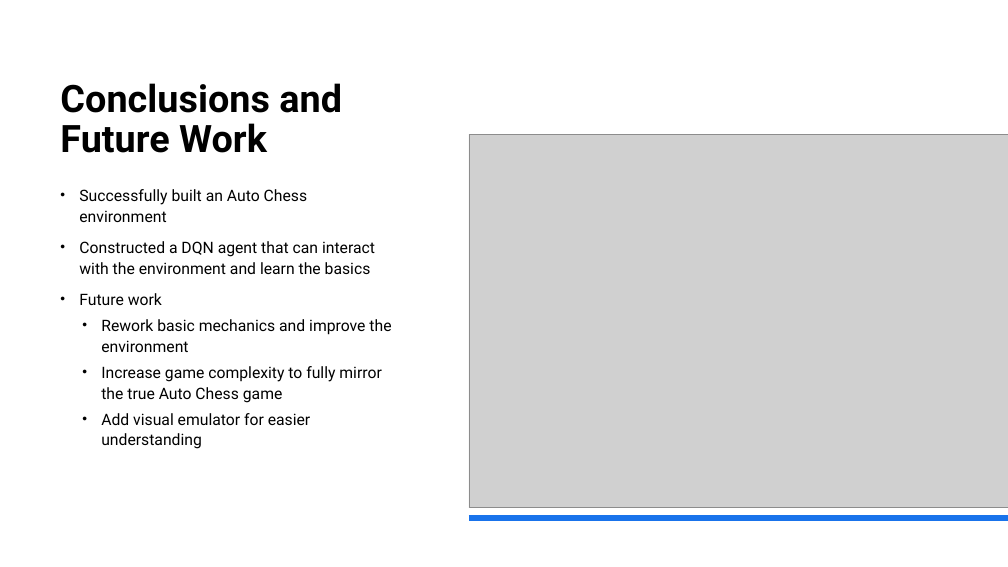
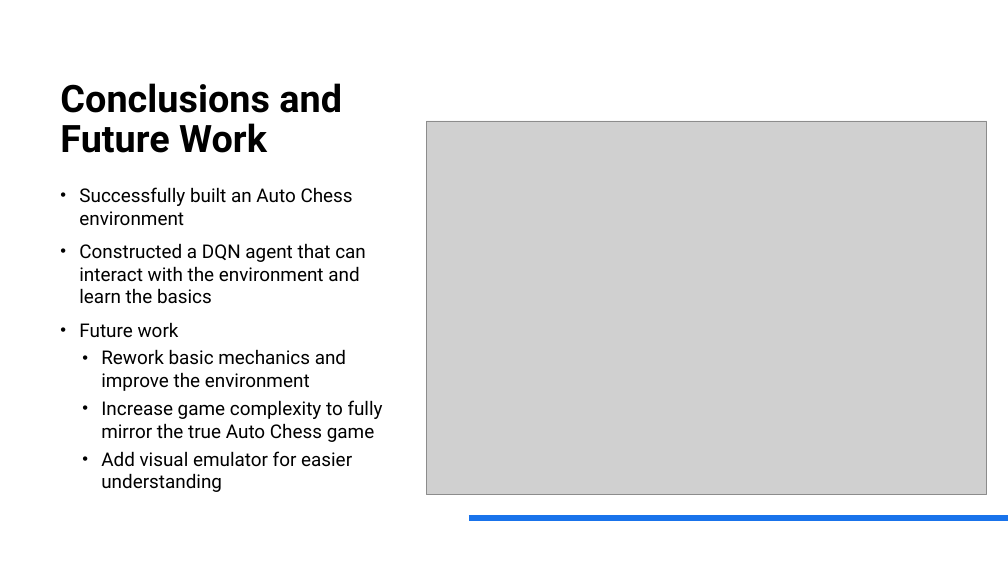
Before and after one commit to AGlebov-atbu/ds543-project, a slide deck: slide 7 of Documents/FinalPresentation.pptx. Drawn at 1008x567 pixels with LibreOffice and Linux fonts; fonts in the diff are those of the drawing; grey boxes stand for pictures. Boxes give left, top, right and bottom in pixels: in the first picture for what was removed or moved away, otherwise in the second. Text is boxed around its words. In the diff, an @@ line names an element or a change of style, - is before the commit and + after.

```diff
--- a/Documents/FinalPresentation.pptx
+++ b/Documents/FinalPresentation.pptx
@@ picture: place and size @@
-picture at bbox=[469, 134, 1008, 507]
+picture at bbox=[426, 121, 987, 495]
@@ text "Successfully built an Auto Chess ..." at bbox=[79, 187, 383, 492]: size 15 to 18 pt; line spacing 1.1 to 1 @@
```
Also in this commit, not shown: 2 other files.
